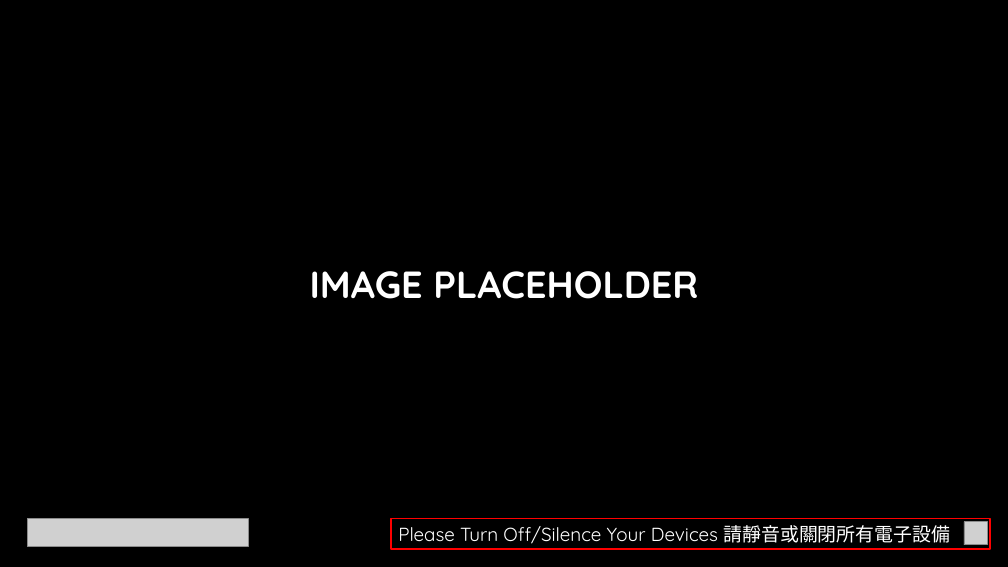
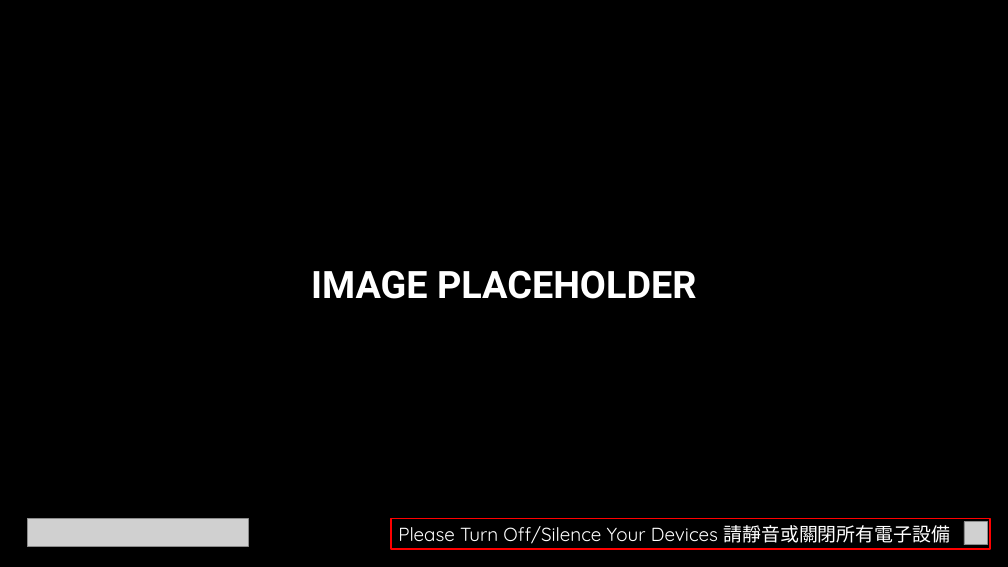
Before and after one commit to calebchanwy/tjc-powerpoint, a slide deck: slide 8 of TJCPowerPoint/bin/Debug/Files/ServiceWidescreen.pptx. Drawn at 1008x567 pixels with LibreOffice and Linux fonts; fonts in the diff are those of the drawing; grey boxes stand for pictures. Boxes give left, top, right and bottom in pixels: in the first picture for what was removed or moved away, otherwise in the second. Text is boxed around its words. In the diff, an @@ line names an element or a change of style, - is before the commit and + after.

```diff
--- a/TJCPowerPoint/bin/Debug/Files/ServiceWidescreen.pptx
+++ b/TJCPowerPoint/bin/Debug/Files/ServiceWidescreen.pptx
@@ text "IMAGE PLACEHOLDER" at [311, 270, 696, 299]: font Quicksand to Roboto @@
```
Also in this commit, not shown: 7 other slides changed, 30 other files.
